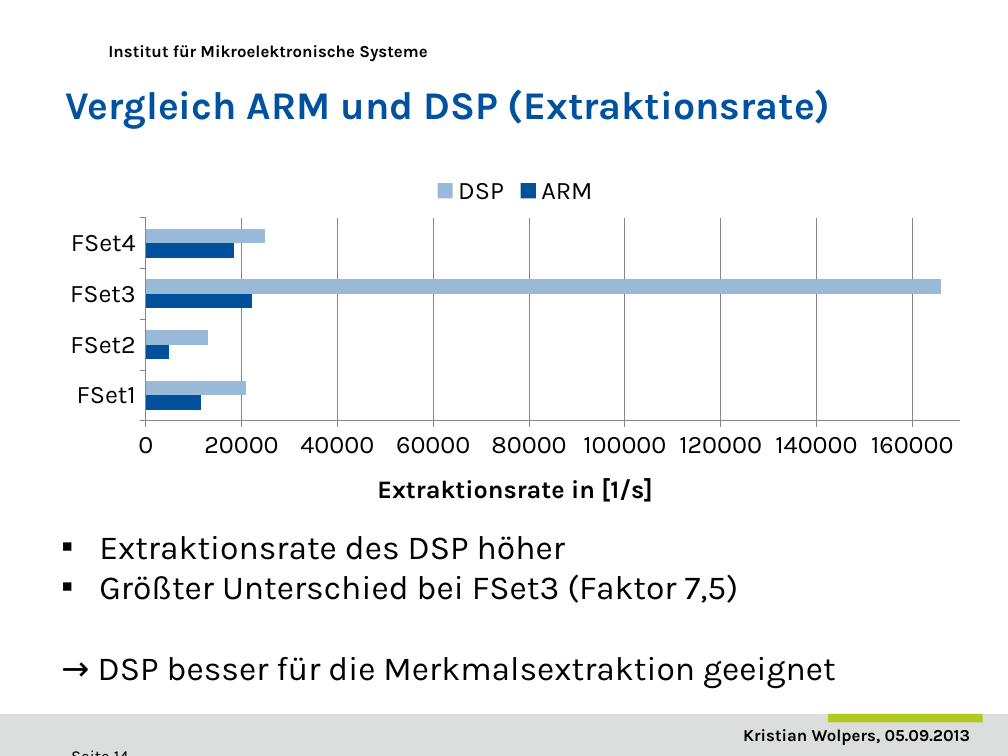
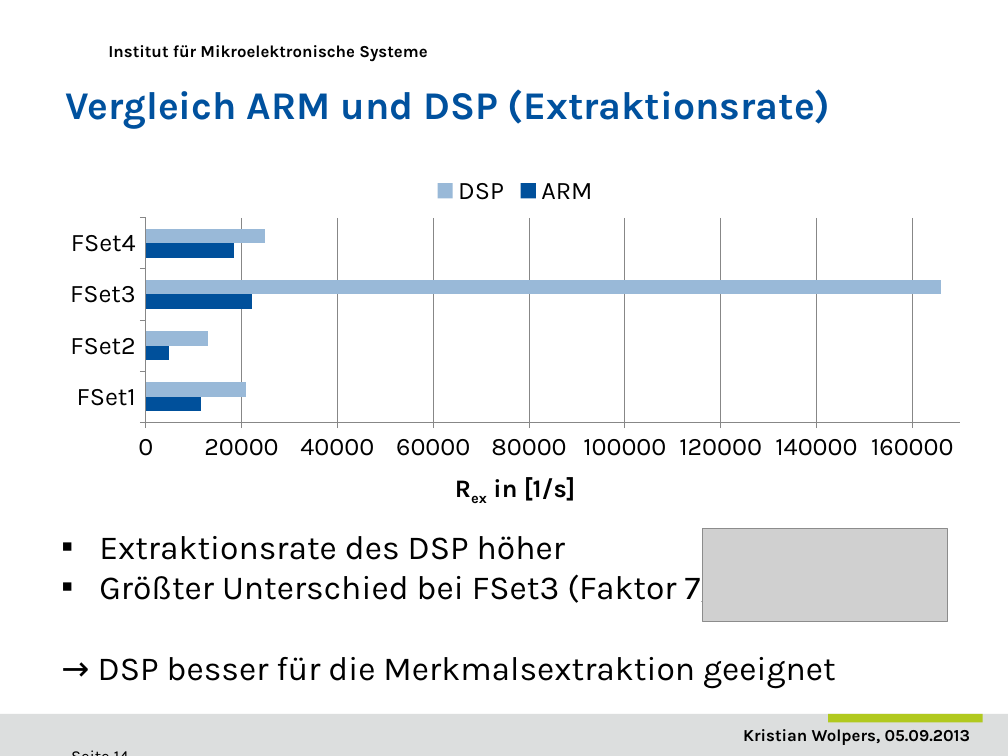
Before and after one commit to DuncanSin/Masterarbeit, a slide deck: slide 14 of Speech/Praesentation1.pptx. Drawn at 1008x756 pixels with LibreOffice and Linux fonts; fonts in the diff are those of the drawing; grey boxes stand for pictures; background and template pictures are left out. Boxes give left, top, right and bottom in pixels: in the first picture for what was removed or moved away, otherwise in the second. Text is boxed around its words. In the diff, an @@ line names an element or a change of style, - is before the commit and + after.

```diff
--- a/Speech/Praesentation1.pptx
+++ b/Speech/Praesentation1.pptx
@@ bar chart at (51,163,979,528) @@
@@ value axis title "Extraktionsrate in [1/s]" to "Rex in [1/s]" @@
@@ picture added at (703,529,948,622) @@
```
Also in this commit, not shown: 11 other slides changed, 1 other file.
